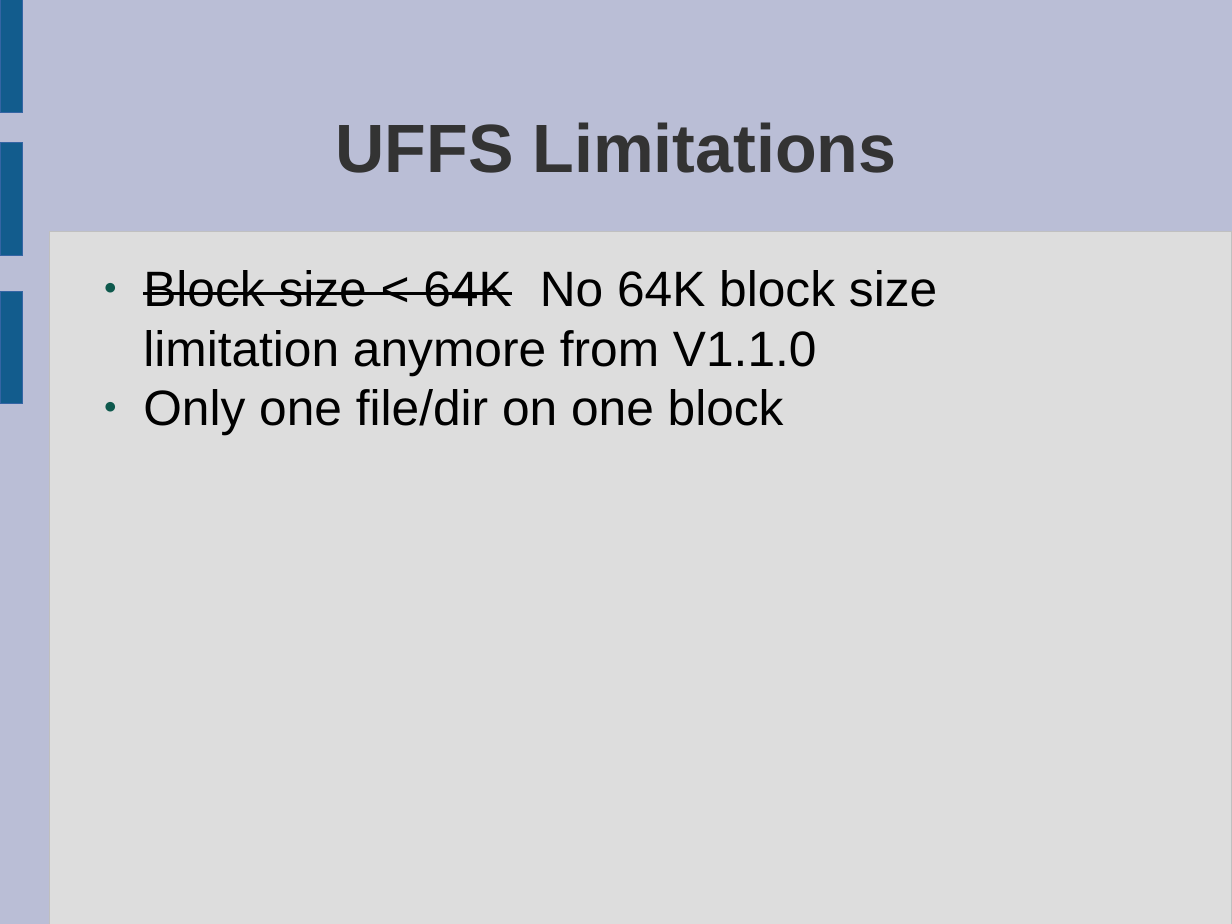
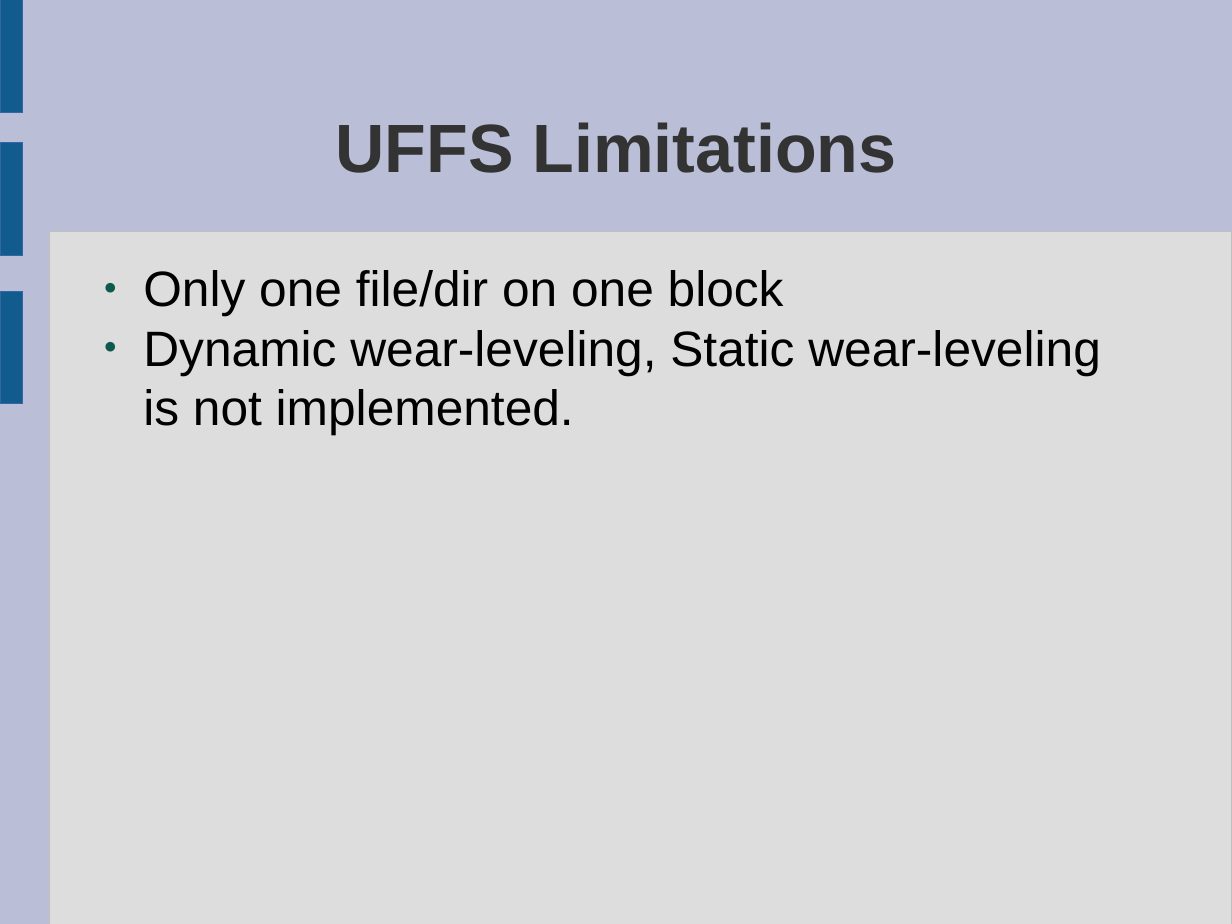
Before and after one commit to rickyzheng/uffs, a slide deck: slide 27 of doc/Understanding UFFS.odp. Drawn at 1232x924 pixels with LibreOffice and Linux fonts; fonts in the diff are those of the drawing. Boxes give left, top, right and bottom in pixels: in the first picture for what was removed or moved away, otherwise in the second. Text is boxed around its words. In the diff, an @@ line names an element or a change of style, - is before the commit and + after.

```diff
--- a/doc/Understanding UFFS.odp
+++ b/doc/Understanding UFFS.odp
@@ text at box(143, 270, 937, 375): paragraph removed @@
-● Block size < 64K No 64K block size limitation anymore from V1.1.0
@@ text at box(143, 330, 1101, 435): paragraph added @@
+● Dynamic wear-leveling, Static wear-leveling is not implemented.
```
Also in this commit, not shown: 12 other slides changed, 1 other file.
